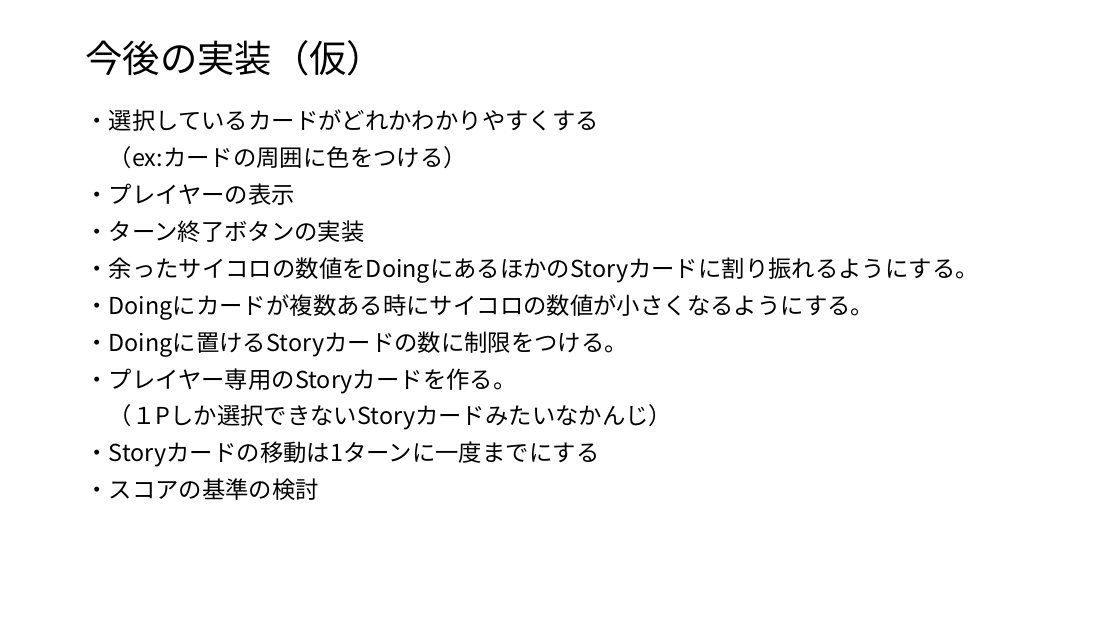
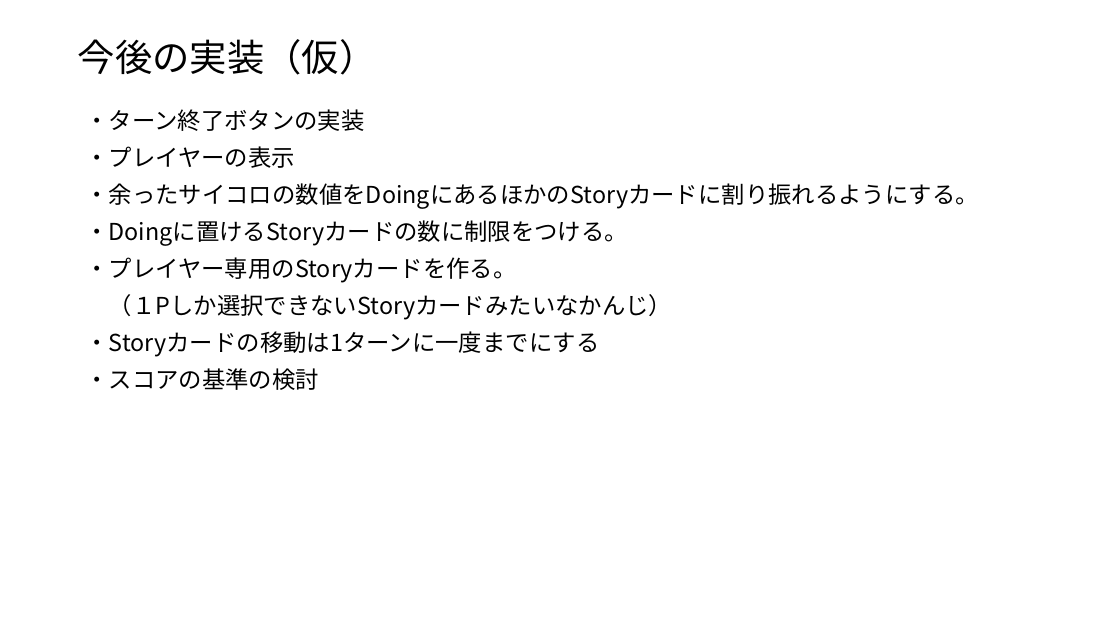
Before and after one commit to igakilab/sotuken_maeda, a slide deck: slide 16 of カンバンゲーム今後の実装.pptx. Drawn at 1120x630 pixels with LibreOffice and Linux fonts; fonts in the diff are those of the drawing. Boxes give left, top, right and bottom in pixels: in the first picture for what was removed or moved away, otherwise in the second. Text is boxed around its words. In the diff, an @@ line names an element or a change of style, - is before the commit and + after.

Commit message:
ダイスの余りを他のストーリーに割り振れるようになった
タスクが０になったときダイスの余りを他のDoingにあるタスクに割り振れる。
またチャンスカード4の処理を変更

```diff
--- a/カンバンゲーム今後の実装.pptx
+++ b/カンバンゲーム今後の実装.pptx
@@ title "今後の実装（仮）" moved from (x1=85, y1=40, x2=384, y2=76) to (x1=78, y1=39, x2=377, y2=75) @@
@@ text at (x1=85, y1=109, x2=364, y2=131): text changed @@
-・選択しているカードがどれかわかりやすくする
-（ex:カードの周囲に色をつける）
+・ターン終了ボタンの実装
@@ text at (x1=85, y1=220, x2=364, y2=242): paragraph removed @@
-・ターン終了ボタンの実装
@@ text at (x1=85, y1=294, x2=874, y2=320): paragraph removed @@
-・Doingにカードが複数ある時にサイコロの数値が小さくなるようにする。
```
Also in this commit, not shown: 1 other file.
